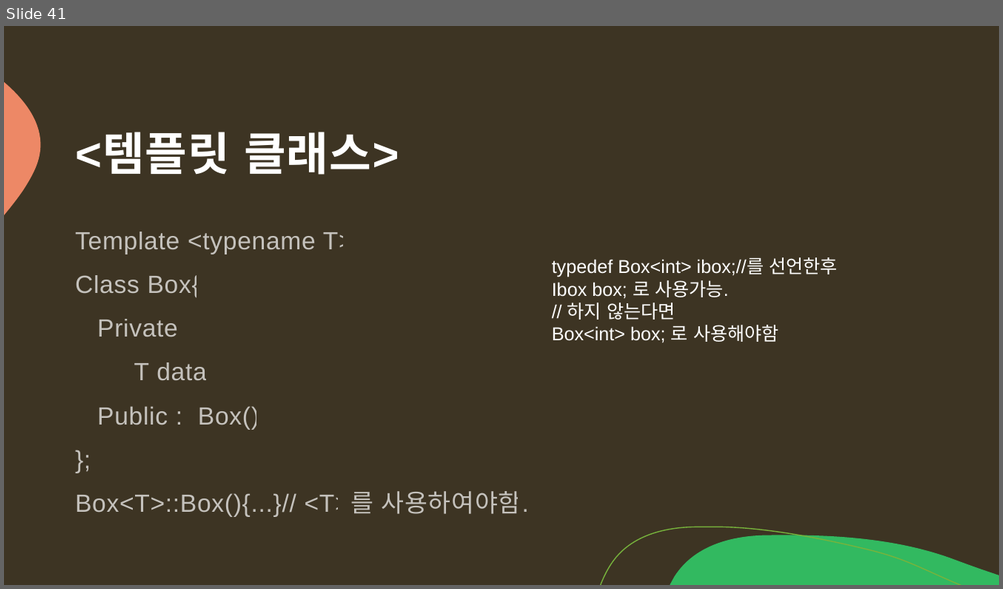
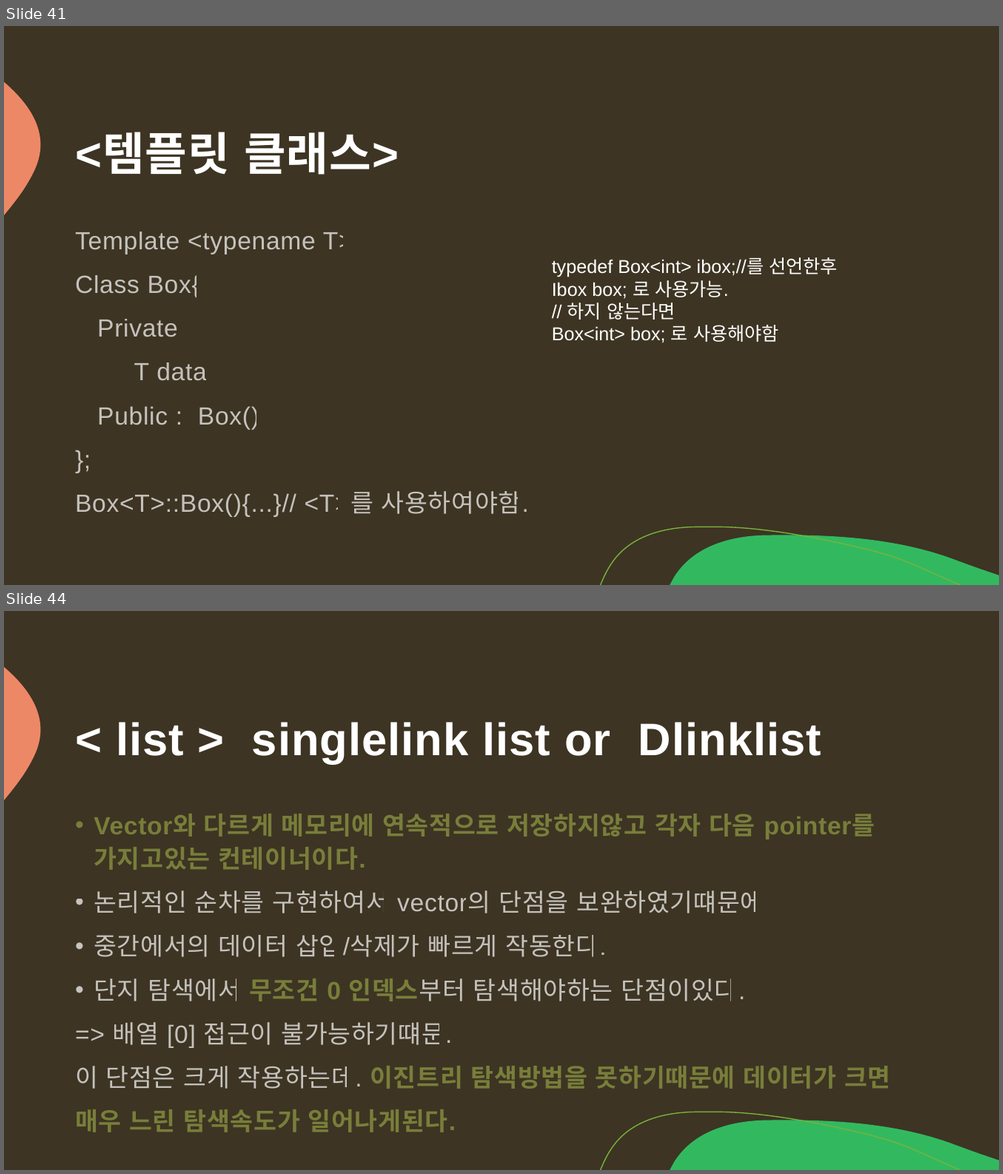
Before and after one commit to arkchimy/_Algorithm, a slide deck: 전공지식/C언어의 기초/C언어 기초지식.pptx. Shown one above the other, each under a label of ours: slide 41 before the commit, slides 41 and 44 after it; the slides between them are not shown. The pictures are 1003x589 and 1003x1174 pixels, drawn with LibreOffice and Linux fonts; fonts in the diff are those of the drawing. Boxes give left, top, right and bottom in pixels: in the first picture for what was removed or moved away, otherwise in the second. Text is boxed around its words. In the diff, an @@ line names an element or a change of style, - is before the commit and + after.

Commit message:
[c++ 지식 ] 순차,연관 컨테이너 & iterator

```diff
--- a/전공지식/C언어의 기초/C언어 기초지식.pptx
+++ b/전공지식/C언어의 기초/C언어 기초지식.pptx
@@ slide 44 added at (4, 611, 999, 1170), background #3D3423; not listed: 3 template elements that a slide beside it also shows @@
@@ title added at (116, 722, 821, 764), 44 pt, text #FFFFFF, bold @@
+< list > singlelink list or Dlinklist
@@ text added at (75, 814, 890, 1089), 24 pt, text #FFFFFF at 70% opacity @@
+• Vector와 다르게 메모리에 연속적으로 저장하지않고 각자 다음 pointer를 가지고있는 컨테이너이다.
+• 논리적인 순차를 구현하여서 vector의 단점을 보완하였기떄문에
+• 중간에서의 데이터 삽입/삭제가 빠르게 작동한다.
+• 단지 탐색에서 무조건 0 인덱스부터 탐색해야하는 단점이있다.
+=> 배열 [0] 접근이 불가능하기떄문.
+이 단점은 크게 작용하는데. 이진트리 탐색방법을 못하기때문에 데이터가 크면
+매우 느린 탐색속도가 일어나게된다.
```
Also in this commit, not shown: 6 other slides added.
